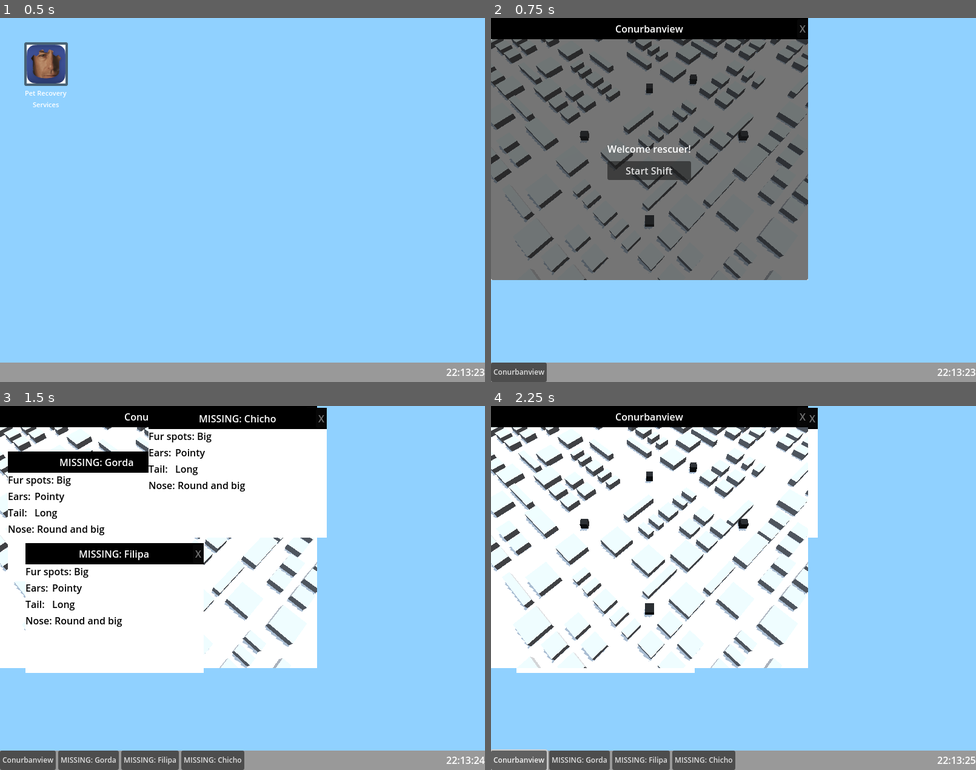
Above: before the commit, frames 1-4 (two rows, left to right).
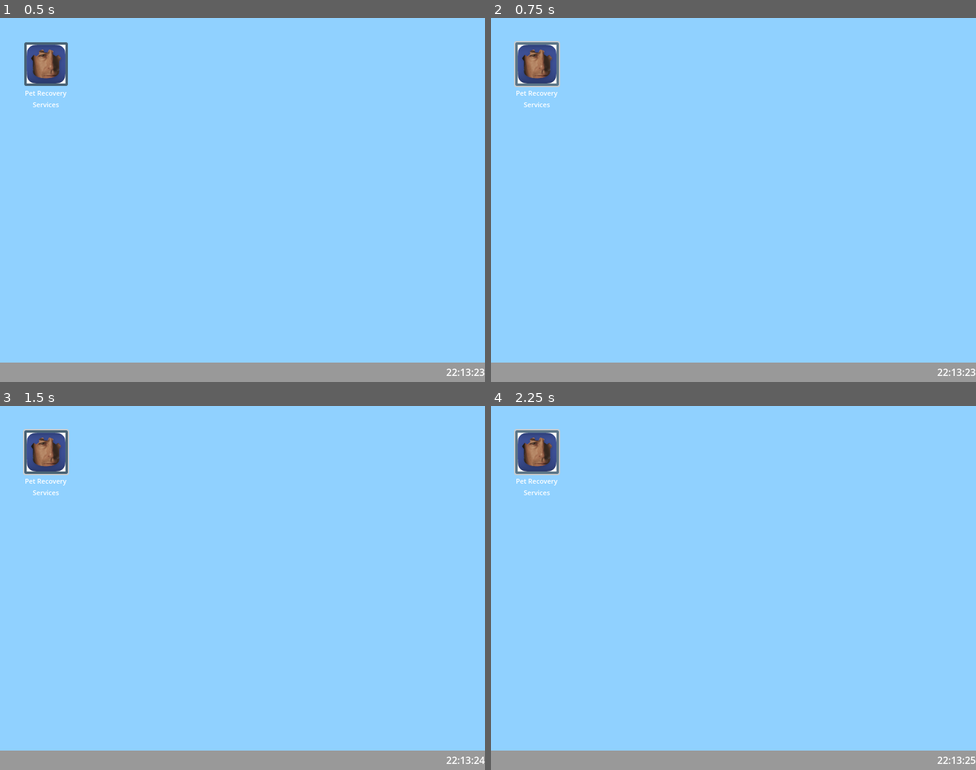
Above: after the commit, the same moments.

Repository: cc-dan/prs
Game: Godot game, scene res://scenes/desktop.tscn
Same seed, same stepped clock (60 frames per second), same inputs: the game is played once before the commit and once after it.
Inputs (mouse positions are in pixels of both pictures, inside the frame that each line leads up to; where the layout moved, square brackets give the same spot in the first picture):
- Up to frame 1 (0.5 s): no input
- Up to frame 2 (0.75 s): click (539, 65) at 0.5 s
- Up to frame 3 (1.5 s): click (160, 558) at 1.25 s, where only the run before the commit has a clickable "Start Shift"
- Up to frame 4 (2.25 s): click (539, 453) [520, 759] at 2 s

Frame 1 is identical in both runs. In frame 2, 48% of the frame differs, in the area x 0-66%, y 0-100%; in frame 3, 51%; in frame 4, 51%, in the area x 0-68%, y 0-100%.
Error after the commit: Parse Error: Unexpected "VCS conflict marker" in class body. (res://scripts/window_world_view.gd:14)

Commit message:
Merge exitoso

Diff:
--- a/scenes/window/window_recovery.tscn
+++ b/scenes/window/window_recovery.tscn
@@ -9,8 +9,8 @@
 offset_bottom = 157.0
 script = ExtResource("2_6xp8y")
 
-[node name="Title" parent="HBoxContainer/TitleBar/MarginContainer" index="0"]
-text = "Recover"
+[node name="CloseButton" parent="HBoxContainer/TitleBar/MarginContainer/HBoxContainer" index="0"]
+visible = false
 
 [node name="MarginContainer" type="MarginContainer" parent="HBoxContainer/Body" index="0"]
 layout_mode = 2
--- a/scripts/window_world_view.gd
+++ b/scripts/window_world_view.gd
@@ -2,6 +2,21 @@
 
 signal game_started
 
+@onready var recovery_window: PanelContainer = $HBoxContainer/Body/SubViewportContainer/RecoveryWindow
+
+
+func init(npets: int) -> void:
+	%PetsCounter.text = str(npets) + " missing pets"
+
+func close() -> void:
+	visible = false
+
+>>>>>>> a2174de (Abrir windowrecovery al clickear en un perro)
 func _on_start_button_pressed() -> void:
 	%StartScreen.visible = false
 	game_started.emit()
+
+func _on_world_dog_clicked(dog_name: String) -> void:
+	recovery_window.set_global_position(get_viewport().get_mouse_position())
+	recovery_window.visible = true
+	print(dog_name)
--- a/scripts/world.gd
+++ b/scripts/world.gd
@@ -1,7 +1,7 @@
 extends Node3D
 @onready var camera: Node3D = $camera/Base/Camera3D
 
-signal dog_clicked
+signal dog_clicked(dog_name: String)
 
 func cast_ray(mask: int) -> Dictionary:
 	const RAY_LENGTH = 1000.0
@@ -21,5 +21,4 @@
 	var result: Dictionary = cast_ray(2)
 	if Input.is_action_just_pressed("lclick"):
 		if result.size() > 0:
-			dog_clicked.emit()
-			print(result["collider"])
+			dog_clicked.emit(result["collider"].name)
